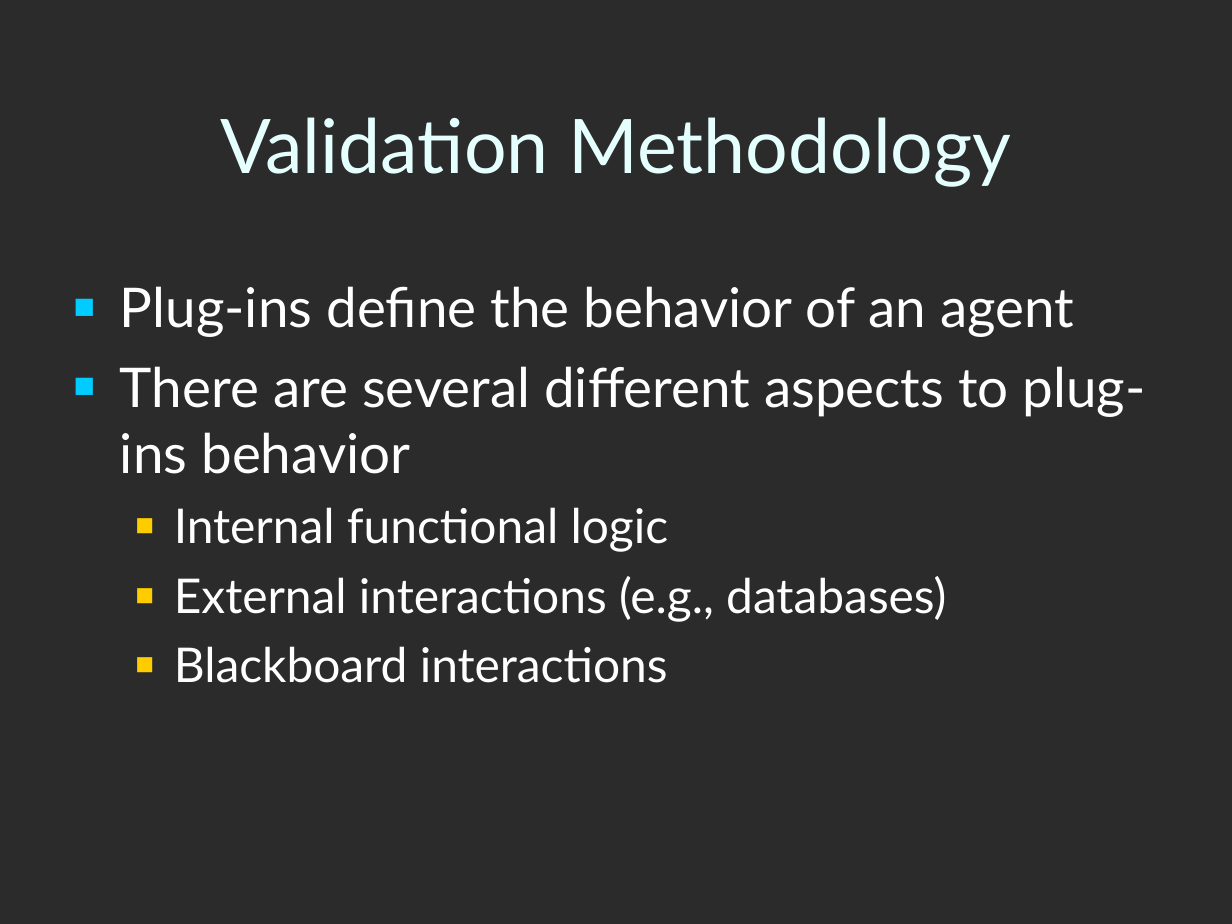
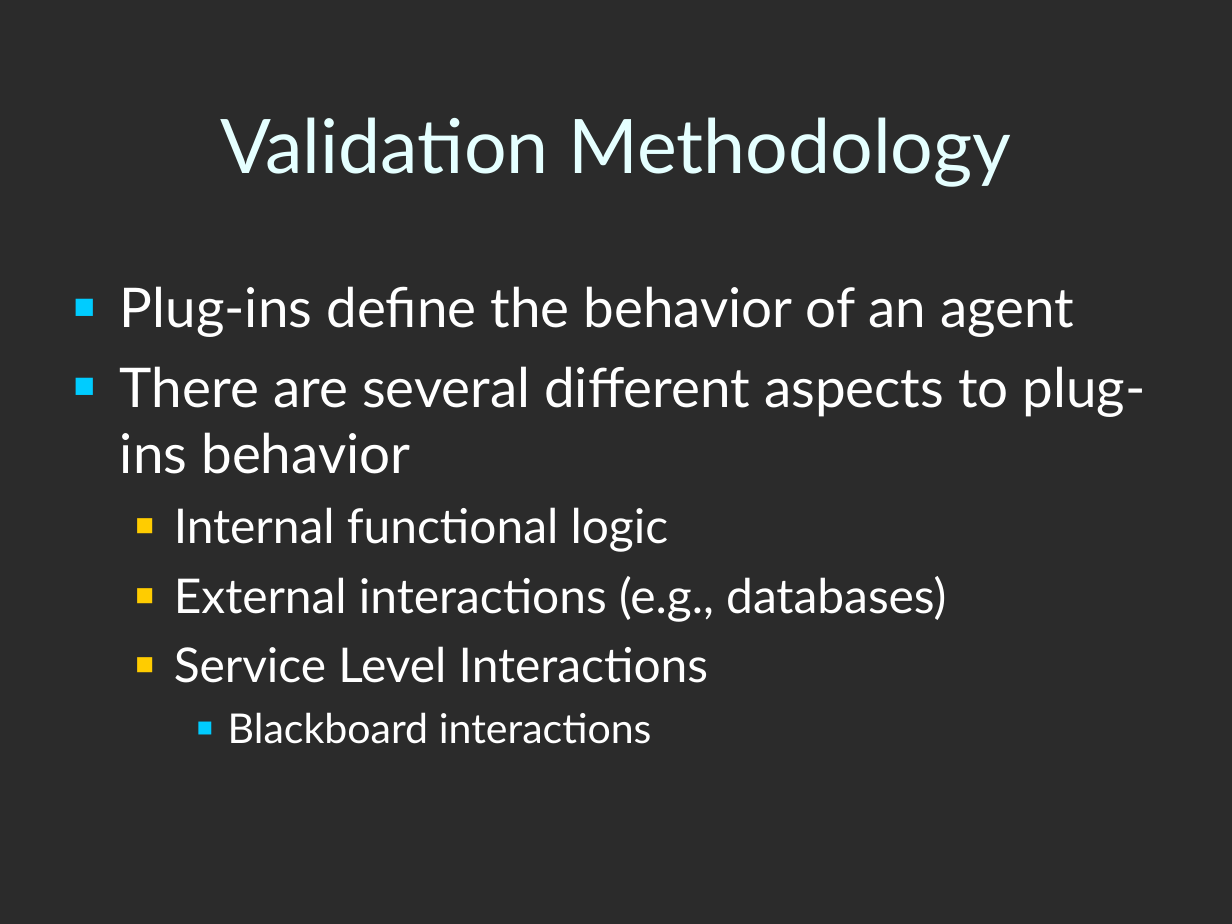
Before and after one commit to codeaudit/cougaar-cougaarunit, a slide deck: slide 4 of CougaarUnit/Cougaar Test Framework.ppt. Drawn at 1232x924 pixels with LibreOffice and Linux fonts; fonts in the diff are those of the drawing; background and template pictures are left out; a plain dark background stands for a picture behind light text. Boxes give left, top, right and bottom in pixels: in the first picture for what was removed or moved away, otherwise in the second. Text is boxed around its words. In the diff, an @@ line names an element or a change of style, - is before the commit and + after.

```diff
--- a/CougaarUnit/Cougaar Test Framework.ppt
+++ b/CougaarUnit/Cougaar Test Framework.ppt
@@ text at (x1=174, y1=646, x2=708, y2=683): paragraph added @@
+  ■ Service Level Interactions
@@ text at (x1=228, y1=712, x2=652, y2=744): size 28 to 24 pt in "Blackboard interactions"; list level 2 to 3 in "Blackboard interactions"; bullet colour #FFCC00 to #00CCFF @@
```
Also in this commit, not shown: 1 other slide changed, 1 slide added.
